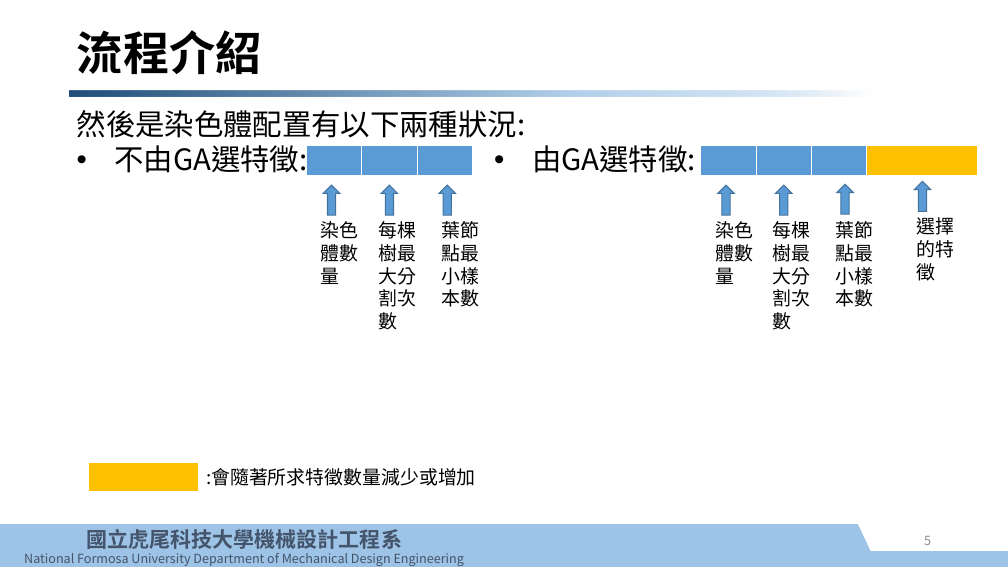
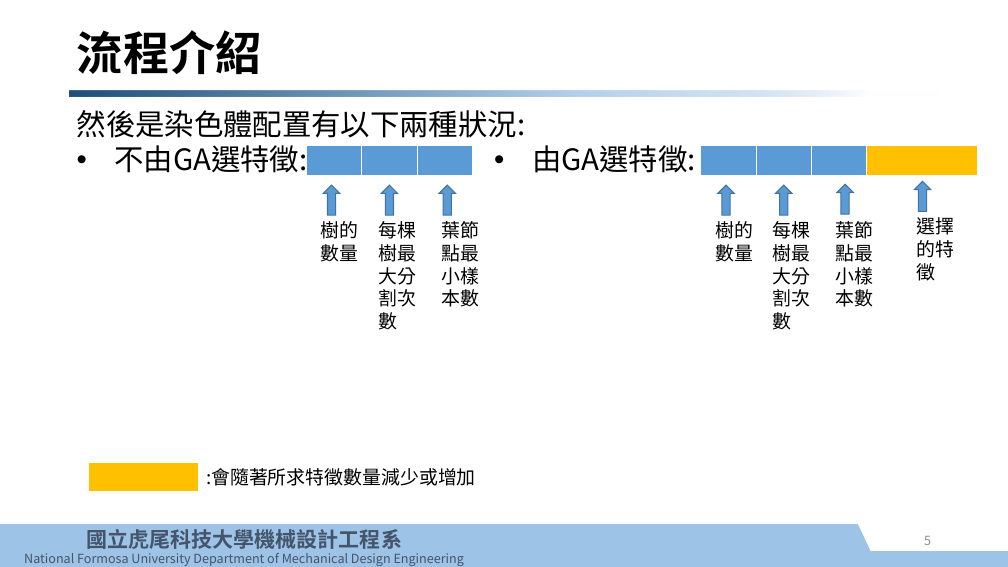
Before and after one commit to e970230/test, a slide deck: slide 5 of GA_RF/基因演算法控制隨機森林使用說明.pptx. Drawn at 1008x567 pixels with LibreOffice and Linux fonts; fonts in the diff are those of the drawing; background and template pictures are left out. Boxes give left, top, right and bottom in pixels: in the first picture for what was removed or moved away, otherwise in the second. Text is boxed around its words. In the diff, an @@ line names an element or a change of style, - is before the commit and + after.

```diff
--- a/GA_RF/基因演算法控制隨機森林使用說明.pptx
+++ b/GA_RF/基因演算法控制隨機森林使用說明.pptx
@@ text at (321,221,359,262): text changed @@
-染色體數量
+樹的數量
@@ text at (715,221,753,262): text changed @@
-染色體數量
+樹的數量
```
Also in this commit, not shown: 8 other slides changed, 8 other files.
